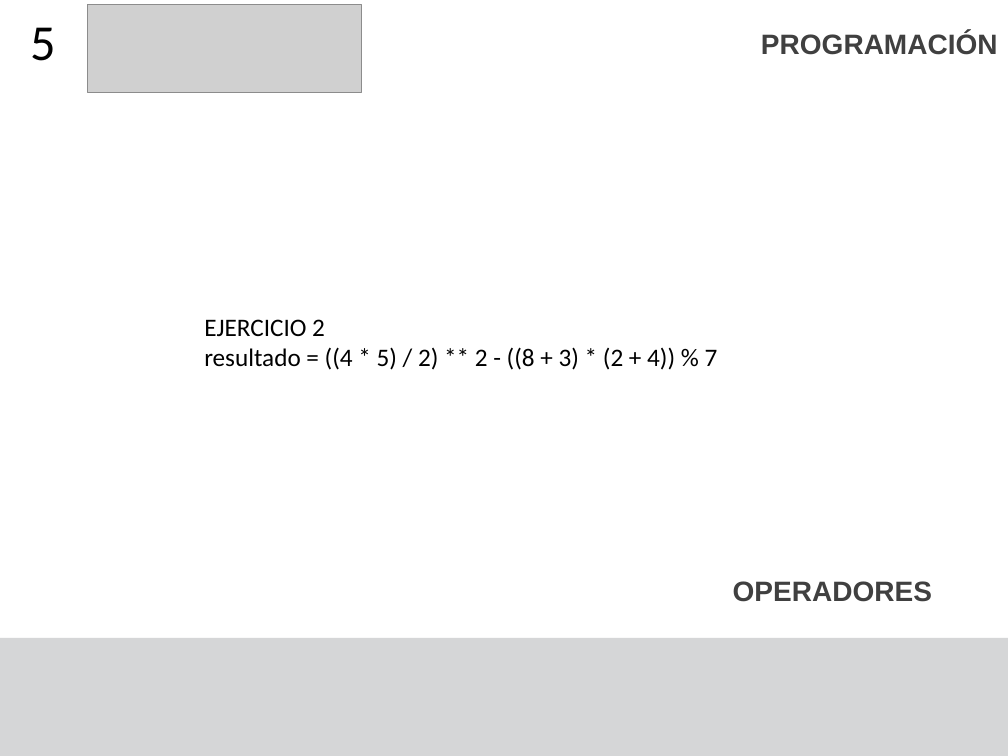
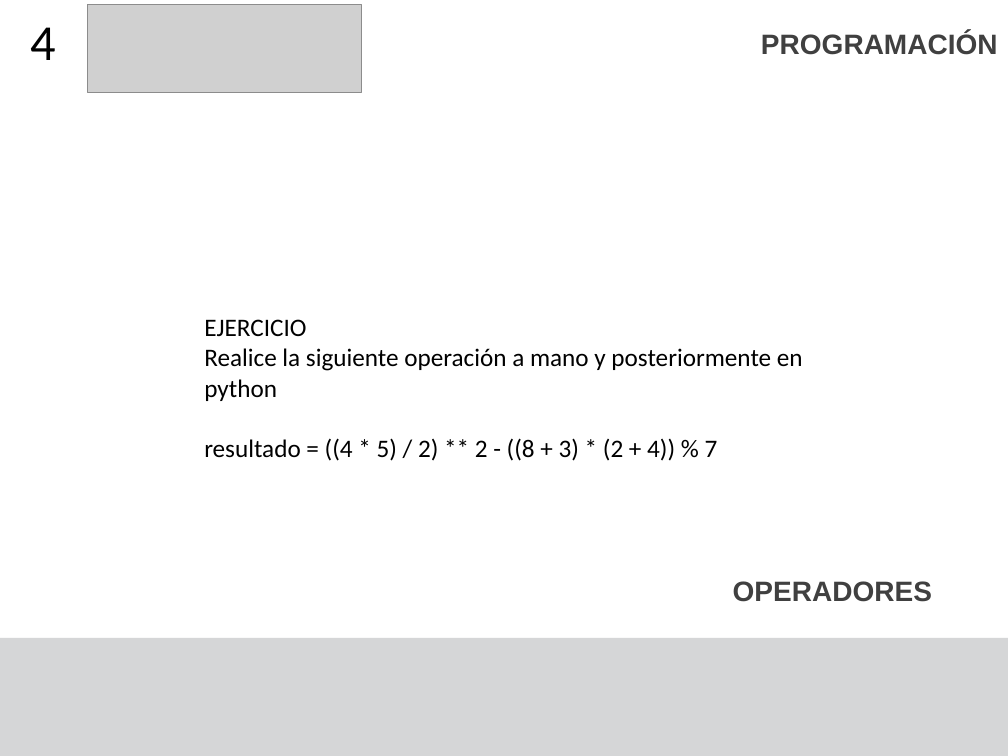
Before and after one commit to F4bian1012/Intro_Programacion, a slide deck: slide 4 of Sesion_2/Tipos de datos.pptx (slide 7 before the commit). Drawn at 1008x756 pixels with LibreOffice and Linux fonts; fonts in the diff are those of the drawing; grey boxes stand for pictures. Boxes give left, top, right and bottom in pixels: in the first picture for what was removed or moved away, otherwise in the second. Text is boxed around its words. In the diff, an @@ line names an element or a change of style, - is before the commit and + after.

```diff
--- a/Sesion_2/Tipos de datos.pptx
+++ b/Sesion_2/Tipos de datos.pptx
@@ title at <box>30,27,56,60</box>: text changed @@
-5
+4
@@ text at <box>204,319,803,401</box>: text changed @@
-EJERCICIO 2
+EJERCICIO
+Realice la siguiente operación a mano y posteriormente en python
```
Also in this commit, not shown: 7 other slides changed, 3 slides removed, 1 other file.
